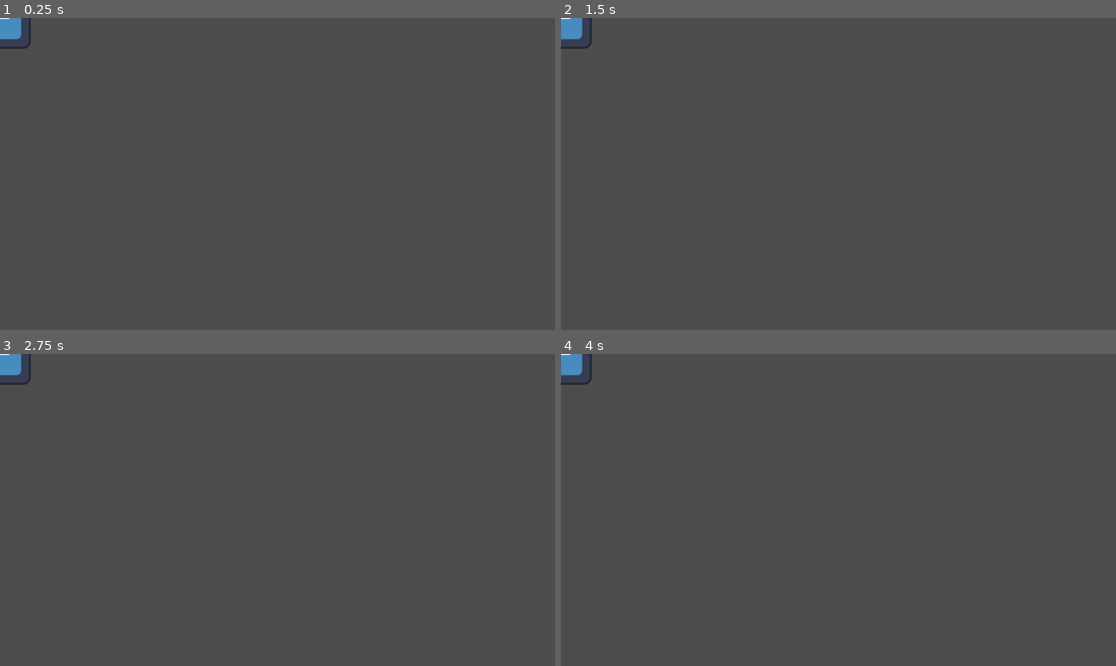
Above: before the commit, frames 1-4 (two rows, left to right).
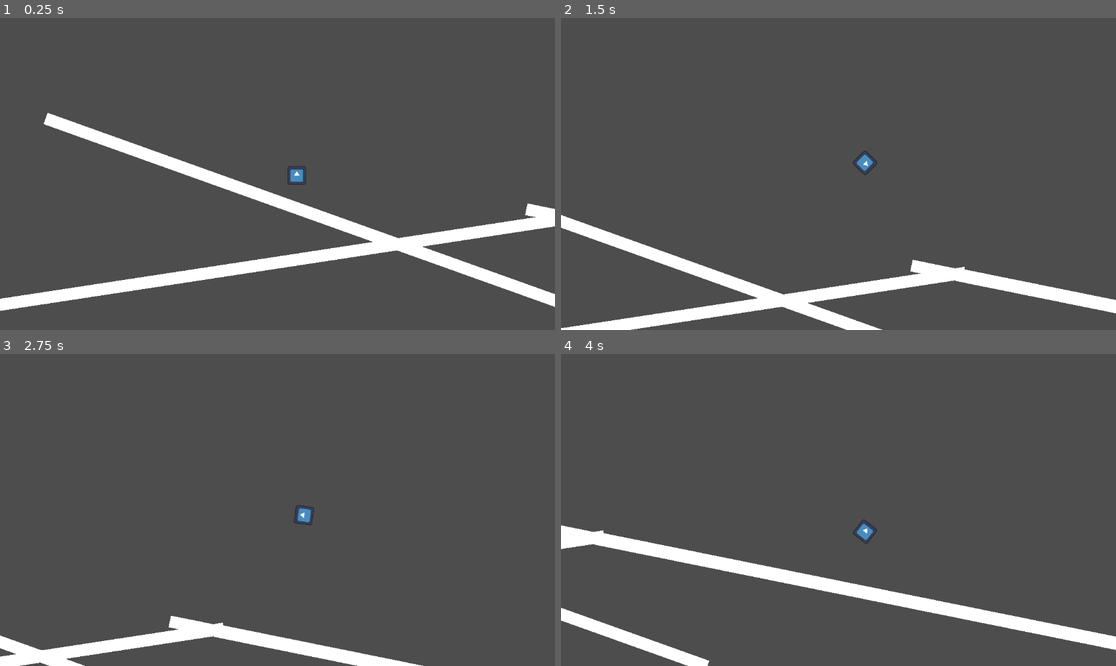
Above: after the commit, the same moments.

Repository: poplar00/Flip-Flop
Game: Godot game, scene res://Main.tscn
Two runs of this game, one before a commit and one after it. Both use one fixed random seed, a clock stepped at 60 frames per second and the inputs below. Before the commit the project has no main scene; this scene is started directly in both runs. The engine's default icon, where the game draws it, is replaced by a stand-in: a white triangle on a blue panel in a dark square.
Inputs:
- Up to frame 1 (0.25 s): no input
- Up to frame 2 (1.5 s): hold Space (JUMP, bound only after the commit) 0.53-1.28 s; tap Space (JUMP, bound only after the commit) at 1.35 s
- Up to frame 3 (2.75 s): tap Space (JUMP, bound only after the commit) at 1.52, 1.82 s; hold Space (JUMP, bound only after the commit) from 2.03 s (still down)
- Up to frame 4 (4 s): release Space (JUMP, bound only after the commit) at 2.78 s; tap Space (JUMP, bound only after the commit) at 2.85, 3.02, 3.32 s; hold Space (JUMP, bound only after the commit) from 3.53 s (still down)

The runs differ from the first frame. In frame 1, 8.3% of the frame differs, in the area x 0-100%, y 0-94%; in frame 2, 6.7%; in frame 3, 3.9%; in frame 4, 6.0%.

Commit message:
Added Player_Movements

Diff:
--- a/Main.tscn
+++ b/Main.tscn
@@ -1,8 +1,40 @@
-[gd_scene load_steps=2 format=3 uid="uid://dxo85febrh86b"]
+[gd_scene load_steps=3 format=3 uid="uid://dxo85febrh86b"]
 
-[ext_resource type="Texture2D" uid="uid://dvsu6c2i6ky3l" path="res://icon.svg" id="1_glv2v"]
+[ext_resource type="PackedScene" uid="uid://scf0equtegte" path="res://Scenes/character_body_2d.tscn" id="1_uu6xs"]
+[ext_resource type="PackedScene" uid="uid://dhru3u10usqsu" path="res://Scenes/ground.tscn" id="2_r0du0"]
 
 [node name="Main" type="Node2D"]
 
-[node name="Sprite2D" type="Sprite2D" parent="."]
-texture = ExtResource("1_glv2v")
+[node name="CharacterBody2D" parent="." instance=ExtResource("1_uu6xs")]
+position = Vector2(571, 238)
+speed = 1000.0
+
+[node name="Camera2D" type="Camera2D" parent="CharacterBody2D"]
+zoom = Vector2(0.3, 0.3)
+process_callback = 0
+position_smoothing_enabled = true
+
+[node name="Ground" parent="." instance=ExtResource("2_r0du0")]
+position = Vector2(475, 900)
+rotation = -0.151266
+scale = Vector2(14.9773, 3.78115)
+
+[node name="Ground5" parent="." instance=ExtResource("2_r0du0")]
+position = Vector2(9977, 1233)
+rotation = -0.151266
+scale = Vector2(14.9773, 3.78115)
+
+[node name="Ground2" parent="." instance=ExtResource("2_r0du0")]
+position = Vector2(1293, 661)
+rotation = 0.343505
+scale = Vector2(14.9773, 3.78115)
+
+[node name="Ground3" parent="." instance=ExtResource("2_r0du0")]
+position = Vector2(5085, 1039)
+rotation = 0.199351
+scale = Vector2(17.4022, 3.72466)
+
+[node name="Ground4" parent="." instance=ExtResource("2_r0du0")]
+position = Vector2(5085, 1039)
+rotation = 0.199351
+scale = Vector2(15.3714, 4.11372)
--- /dev/null
+++ b/Scenes/character_body_2d.tscn
@@ -0,0 +1,33 @@
+[gd_scene load_steps=8 format=3 uid="uid://scf0equtegte"]
+
+[ext_resource type="Script" uid="uid://dcfap2i1t8nai" path="res://Scripts/Player_Controller.gd" id="1_88kja"]
+[ext_resource type="Texture2D" uid="uid://dvsu6c2i6ky3l" path="res://icon.svg" id="2_it8n0"]
+[ext_resource type="Script" uid="uid://c8ndc5a3u068h" path="res://Scenes/player_fsm.gd" id="3_it8n0"]
+[ext_resource type="Script" uid="uid://drh0igj77e56j" path="res://Scripts/move.gd" id="4_gbyq6"]
+[ext_resource type="Script" uid="uid://dlkvk8h3lh458" path="res://Scripts/jump.gd" id="5_pbq55"]
+[ext_resource type="Script" uid="uid://bjjb217xlf5hl" path="res://Scripts/airborne.gd" id="6_t38ji"]
+
+[sub_resource type="RectangleShape2D" id="RectangleShape2D_gbyq6"]
+
+[node name="Player" type="CharacterBody2D"]
+script = ExtResource("1_88kja")
+
+[node name="Sprite2D" type="Sprite2D" parent="."]
+texture = ExtResource("2_it8n0")
+
+[node name="CollisionShape2D" type="CollisionShape2D" parent="."]
+scale = Vector2(6, 6)
+shape = SubResource("RectangleShape2D_gbyq6")
+
+[node name="FiniteStateMachine" type="Node" parent="." node_paths=PackedStringArray("initial_state")]
+script = ExtResource("3_it8n0")
+initial_state = NodePath("move")
+
+[node name="move" type="Node" parent="FiniteStateMachine"]
+script = ExtResource("4_gbyq6")
+
+[node name="jump" type="Node" parent="FiniteStateMachine"]
+script = ExtResource("5_pbq55")
+
+[node name="airborne" type="Node" parent="FiniteStateMachine"]
+script = ExtResource("6_t38ji")
--- /dev/null
+++ b/Scenes/ground.tscn
@@ -0,0 +1,18 @@
+[gd_scene load_steps=2 format=3 uid="uid://dhru3u10usqsu"]
+
+[sub_resource type="RectangleShape2D" id="RectangleShape2D_qvte6"]
+size = Vector2(312, 20)
+
+[node name="Ground" type="Node2D"]
+
+[node name="StaticBody2D" type="StaticBody2D" parent="."]
+
+[node name="CollisionShape2D" type="CollisionShape2D" parent="StaticBody2D"]
+position = Vector2(0, -2)
+shape = SubResource("RectangleShape2D_qvte6")
+
+[node name="ColorRect" type="ColorRect" parent="StaticBody2D"]
+offset_left = -157.0
+offset_top = -14.0
+offset_right = 156.0
+offset_bottom = 8.0
--- /dev/null
+++ b/Scenes/player_fsm.gd
@@ -0,0 +1,39 @@
+extends Node
+
+@export var initial_state : state
+
+var current_state : state
+var states : Dictionary = {}
+
+func _ready() -> void:
+	for child in get_children():
+		if child is state:
+			states[child.name.to_lower()] = child
+			child.Transitioned.connect(on_child_transition)
+
+	if initial_state:
+		initial_state.Enter()
+		current_state = initial_state
+
+
+func _process(delta: float) -> void:
+	if current_state:
+		current_state.Update(delta)
+
+func _physics_process(delta: float) -> void:
+	if current_state:
+		current_state.Physic_Update(delta)
+
+func on_child_transition(state, new_state_name):
+	if state != current_state:
+		return
+	var new_state = states.get(new_state_name.to_lower())
+	if !new_state:
+		return
+
+	if current_state:
+		current_state.Exit()
+
+	new_state.Enter()
+
+	current_state = new_state
--- /dev/null
+++ b/Scripts/Player_Controller.gd
@@ -0,0 +1,11 @@
+extends CharacterBody2D
+
+@export var speed = 300.0
+@export var jump_force = -800.0
+var IS_ALIVE : bool = true
+
+func _physics_process(delta: float) -> void:
+	if is_on_floor():
+		pass
+	else:
+		velocity += get_gravity() * delta
--- /dev/null
+++ b/Scripts/State.gd
@@ -0,0 +1,16 @@
+extends Node
+class_name state
+
+signal Transitioned
+
+func Enter():
+	pass
+
+func Exit():
+	pass
+
+func Update(_delta:float):
+	pass
+
+func Physic_Update(_delat:float):
+	pass
--- /dev/null
+++ b/Scripts/airborne.gd
@@ -0,0 +1,25 @@
+extends state
+
+@onready var player : CharacterBody2D = get_parent().get_parent()
+
+func Enter():
+	pass
+
+func Exit():
+	pass
+
+func Update(_delta:float):
+	if player.IS_ALIVE == false:
+		Transitioned.emit(self, "death")
+
+
+	if player.is_on_floor():
+		#await get_tree().create_timer(0.1).timeout
+		Transitioned.emit(self, "move")
+
+
+func Physic_Update(_delat:float):
+	player.velocity.x = player.speed
+	player.move_and_slide()
+	if Input.is_action_pressed("JUMP"):
+		player.rotation += 0.05
--- /dev/null
+++ b/Scripts/jump.gd
@@ -0,0 +1,23 @@
+extends state
+
+@onready var player : CharacterBody2D = get_parent().get_parent()
+
+func Enter():
+	player.velocity.y = player.jump_force
+	player.move_and_slide()
+
+func Exit():
+	pass
+
+func Update(_delta:float):
+	if player.IS_ALIVE == false:
+		Transitioned.emit(self, "death")
+
+
+	if not player.is_on_floor():
+		Transitioned.emit(self, "airborne")
+
+
+func Physic_Update(_delat:float):
+	player.velocity.x = player.speed
+	player.move_and_slide()
--- /dev/null
+++ b/Scripts/move.gd
@@ -0,0 +1,22 @@
+extends state
+
+@onready var player : CharacterBody2D = get_parent().get_parent()
+
+func Enter():
+	pass
+
+func Update(delta: float):
+	if Input.is_action_just_pressed("JUMP"):
+		Transitioned.emit(self, "jump")
+
+
+	if player.IS_ALIVE == false:
+		Transitioned.emit(self, "death")
+
+
+	#if not player.is_on_floor():
+		#Transitioned.emit(self, "airborne")
+
+func Physic_Update(delta:float):
+	player.velocity.x =  player.speed
+	player.move_and_slide()
--- a/project.godot
+++ b/project.godot
@@ -11,9 +11,22 @@
 [application]
 
 config/name="India"
+run/main_scene="uid://dxo85febrh86b"
 config/features=PackedStringArray("4.4", "Forward Plus")
 config/icon="res://icon.svg"
 
 [dotnet]
 
 project/assembly_name="India"
+
+[input]
+
+JUMP={
+"deadzone": 0.2,
+"events": [Object(InputEventKey,"resource_local_to_scene":false,"resource_name":"","device":-1,"window_id":0,"alt_pressed":false,"shift_pressed":false,"ctrl_pressed":false,"meta_pressed":false,"pressed":false,"keycode":0,"physical_keycode":32,"key_label":0,"unicode":32,"location":0,"echo":false,"script":null)
+]
+}
+
+[physics]
+
+2d/default_gravity_vector=Vector2(0, 0.508)
Not shown, added: Scenes/player_fsm.gd.uid
Not shown, added: Scripts/Player_Controller.gd.uid
Not shown, added: Scripts/State.gd.uid
Not shown, added: Scripts/airborne.gd.uid
Not shown, added: Scripts/jump.gd.uid
Not shown, added: Scripts/move.gd.uid
